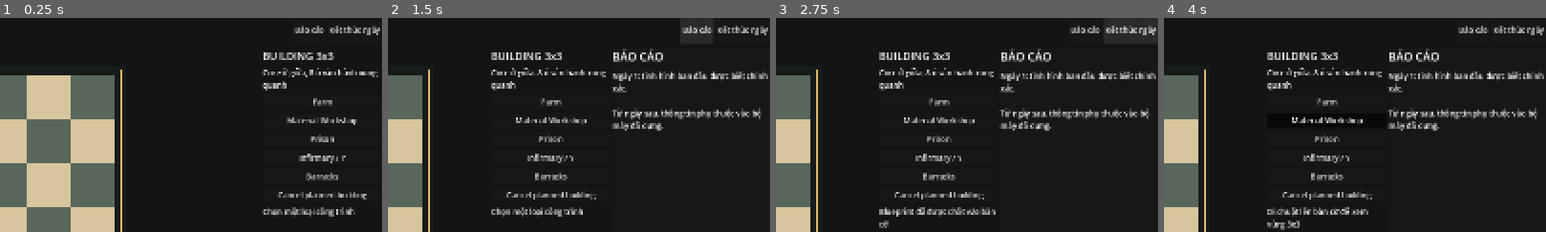
Above: before the commit, frames 1-4 (left to right).
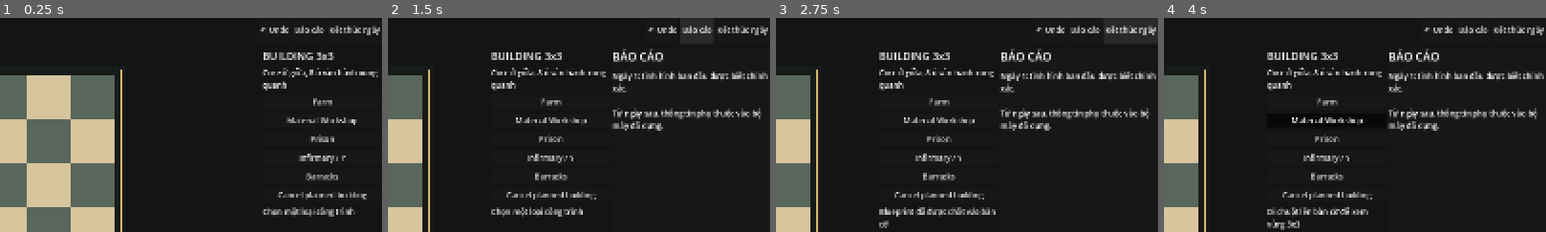
Above: after the commit, the same moments.

Repository: LonelyChromosome/demoX
Game: Godot game, scene res://src/app/main.tscn
Same seed, same stepped clock (60 frames per second), same inputs: the game is played once before the commit and once after it.
Inputs (mouse positions are % of the whole screen's width and height, from its top left):
- Up to frame 1 (0.25 s): no input
- Up to frame 2 (1.5 s): click (86, 3) at 0.5 s, where only the run after the commit has a clickable "↶ Undo"; click "Báo cáo" at 1.25 s
- Up to frame 3 (2.75 s): click "Kết thúc ngày" at 2 s
- Up to frame 4 (4 s): click "Farm" at 2.75 s; click "Material Workshop" at 3.5 s
The pictures show only the part of the screen within x 50-100%, y 0-50%; the shares and areas given below are measured in that part.

The runs differ from the first frame. In frame 1, 0.1% of the frame differs, in the area x 68-76%, y 3-8%; in frame 2, 0.1%; in frame 3, 0.1%; in frame 4, 0.1%.

Commit message:
feat: add visible undo button

Diff:
--- a/src/app/main.gd
+++ b/src/app/main.gd
@@ -50,6 +50,12 @@
 	spacer.size_flags_horizontal = Control.SIZE_EXPAND_FILL
 	top.add_child(spacer)
 
+	var undo_button := Button.new()
+	undo_button.text = "↶ Undo"
+	undo_button.tooltip_text = "Hủy lựa chọn hoặc kế hoạch hiện tại"
+	undo_button.pressed.connect(_undo_current)
+	top.add_child(undo_button)
+
 	var report_button := Button.new()
 	report_button.text = "Báo cáo"
 	report_button.pressed.connect(_toggle_report)
@@ -98,6 +104,13 @@
 	game_state.units[unit.id] = unit
 
 
+func _undo_current() -> void:
+	if building_placement_controller != null and building_placement_controller.undo_current():
+		return
+	if board_controller != null:
+		board_controller.undo_current()
+
+
 func _toggle_report() -> void:
 	report_panel.visible = not report_panel.visible
 
